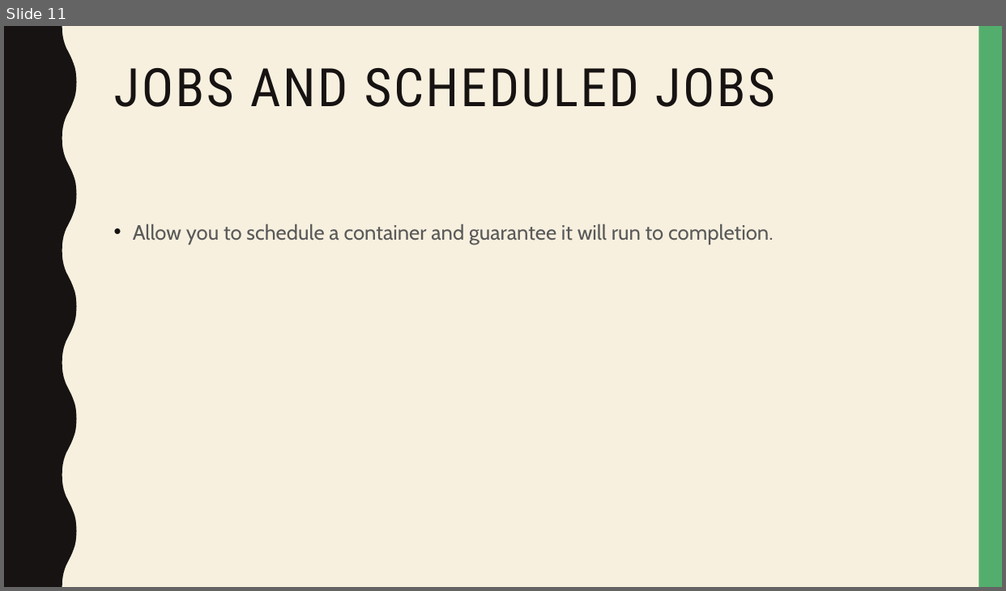
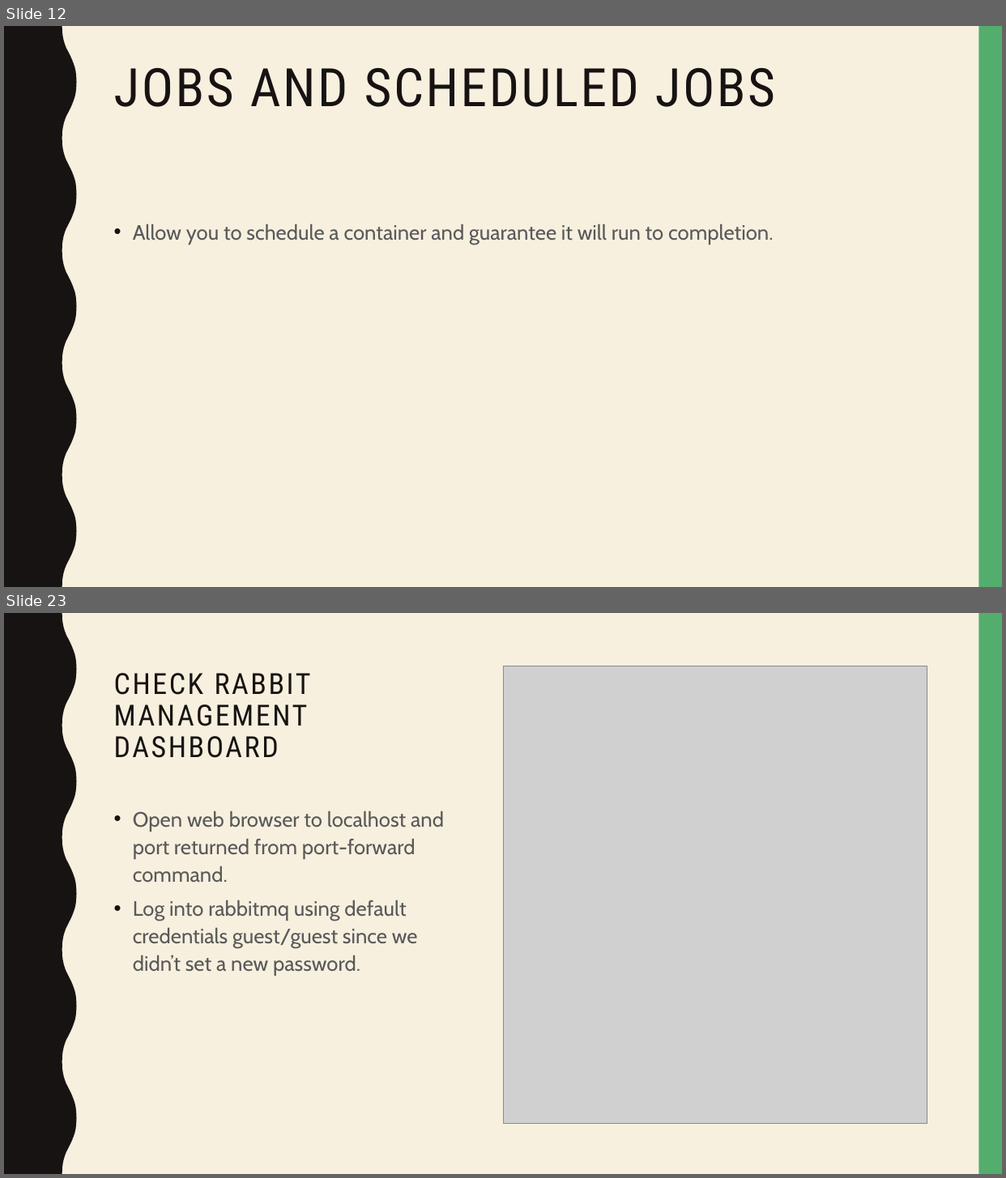
Before and after one commit to naveenvalecha/kubernetes-2018Presentation, a slide deck: k8 2018 Presentation.pptx. Shown one above the other, each under a label of ours: slide 11 before the commit, slides 12 and 23 after it; the slides between them are not shown. The pictures are 1006x591 and 1006x1178 pixels, drawn with LibreOffice and Linux fonts; fonts in the diff are those of the drawing; grey boxes stand for pictures. Boxes give left, top, right and bottom in pixels: in the first picture for what was removed or moved away, otherwise in the second. Text is boxed around its words. In the diff, an @@ line names an element or a change of style, - is before the commit and + after.

```diff
--- a/k8 2018 Presentation.pptx
+++ b/k8 2018 Presentation.pptx
@@ slide 23 added at (x1=4, y1=613, x2=1002, y2=1174), background #F7F0DF; not listed: 2 template elements that a slide beside it also shows @@
@@ title added at (x1=114, y1=673, x2=311, y2=758), 28 pt, text #171312 @@
+CHECK RABBIT MANAGEMENT DASHBOARD
@@ picture added at (x1=503, y1=666, x2=927, y2=1124) @@
@@ text added at (x1=133, y1=811, x2=444, y2=976), 20 pt, text #595959 @@
+• Open web browser to localhost and port returned from port-forward command.
+• Log into rabbitmq using default credentials guest/guest since we didn’t set a new password.
@@ what was slide 11 is now slide 12 @@
```
Also in this commit, not shown: 3 slides changed, 21 other slides added.
